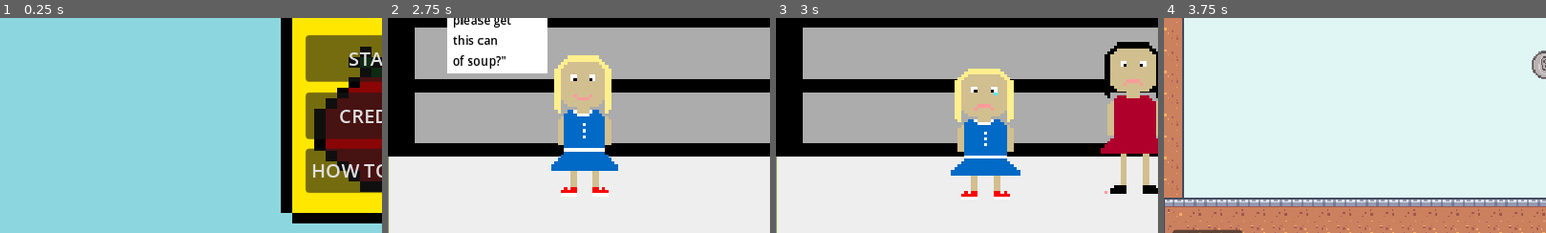
Above: before the commit, frames 1-4 (left to right).
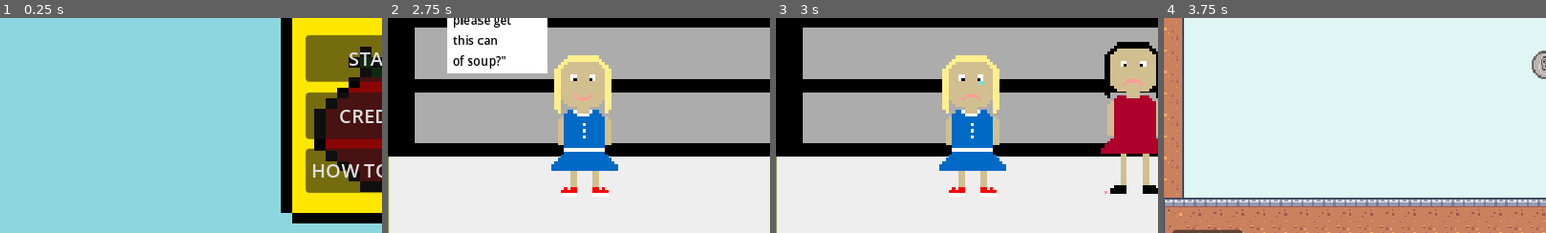
Above: after the commit, the same moments.

Repository: aleahgarcia/CSC378_Lab4
Game: Godot game, scene res://scenes/titlescreen.tscn
Two runs of this game, one before a commit and one after it. Both use one fixed random seed, a clock stepped at 60 frames per second and the inputs below.
Inputs:
- Up to frame 1 (0.25 s): no input
- Up to frame 2 (2.75 s): click "HOW TO PLAY" at 0.5 s; click "BACK" at 1.25 s; click "START" at 2 s
- Up to frame 3 (3 s): click "NEXT" at 2.75 s
- Up to frame 4 (3.75 s): click "NEXT" at 3.5 s
The pictures show only the part of the screen within x 0-50%, y 43-93%; the shares and areas given below are measured in that part.

Frames 1-2 are identical in both runs. In frame 3, 7.3% of the frame differs, in the area x 42-64%, y 17-84%; in frame 4, nothing differs.

Commit message:
changed sad girl

Diff:
--- a/scenes/story2.tscn
+++ b/scenes/story2.tscn
@@ -115,8 +115,8 @@
 texture = ExtResource("5_rrnj0")
 
 [node name="GirlSad" type="Sprite2D" parent="."]
-position = Vector2(177, 251)
-scale = Vector2(2.76562, 2.5)
+position = Vector2(166, 244)
+scale = Vector2(2.64194, 2.676)
 texture = ExtResource("5_0rey5")
 
 [connection signal="pressed" from="Control/Button" to="Control/Button" method="_on_pressed"]
